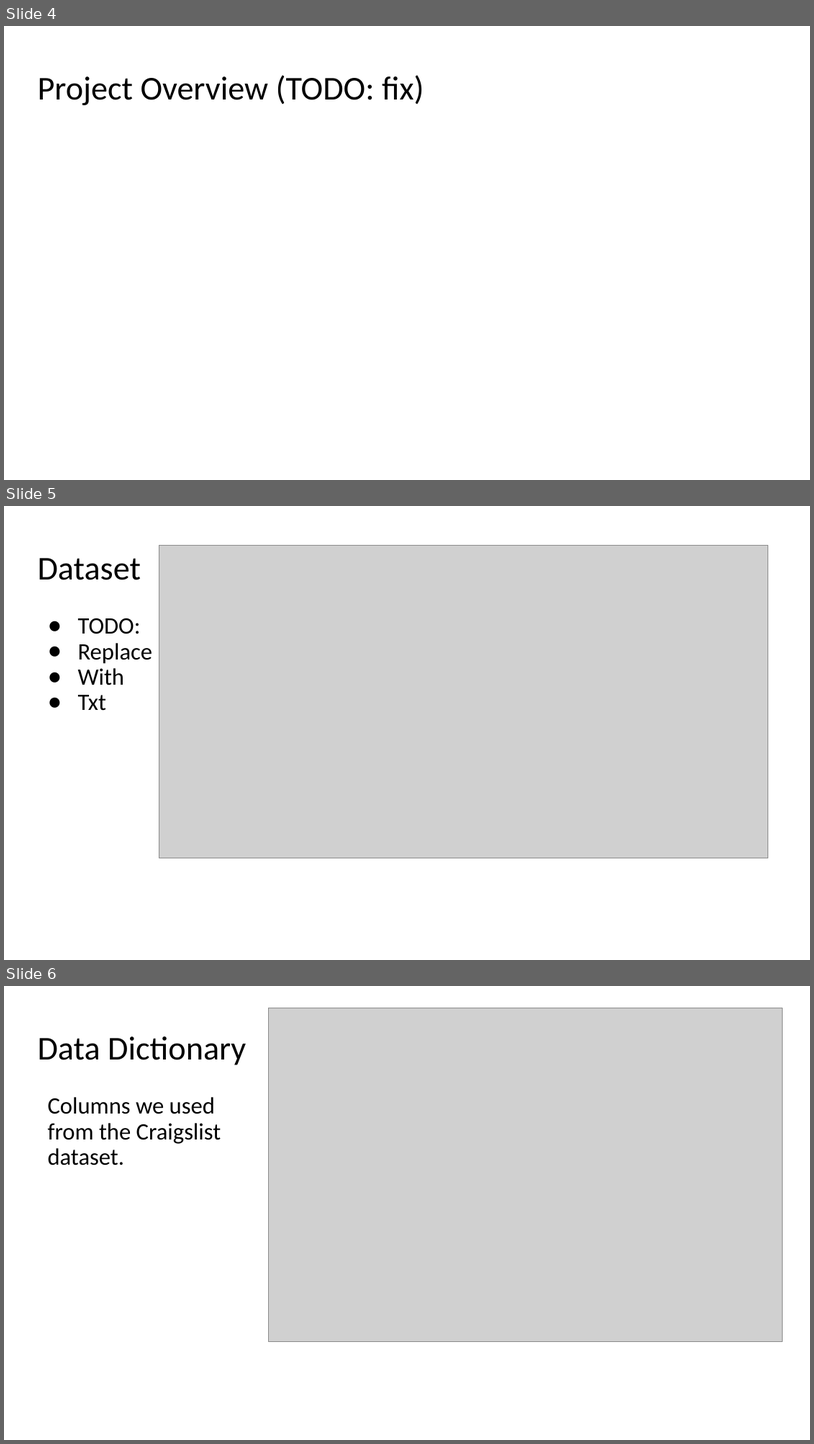
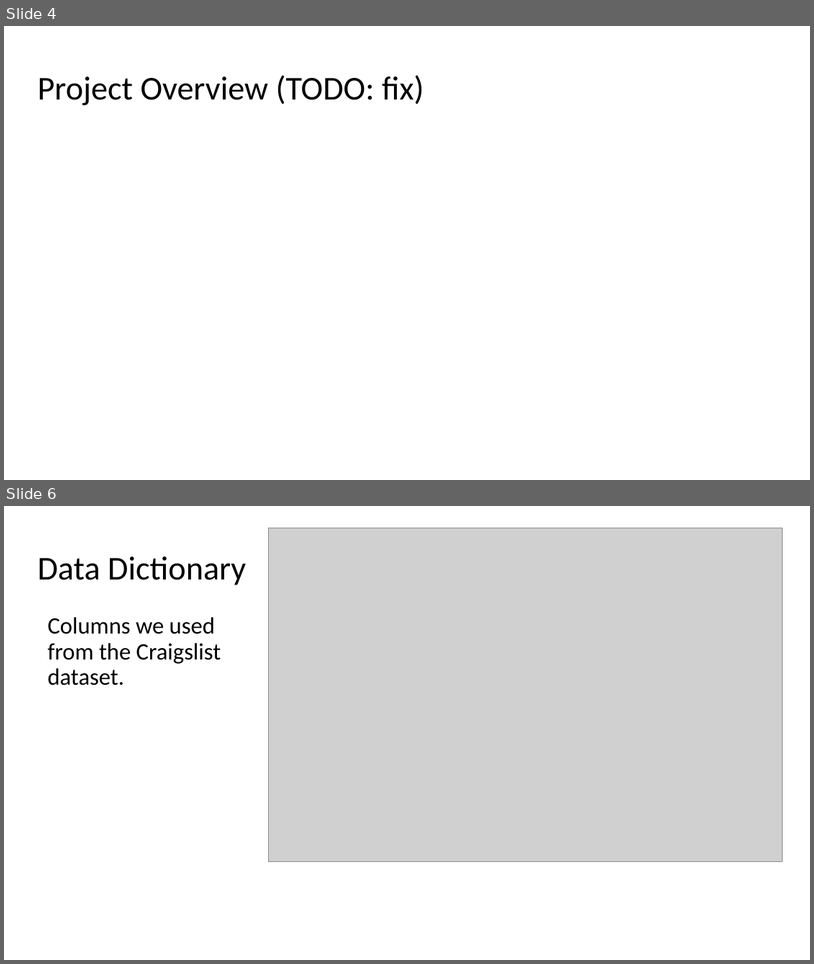
Before and after one commit to ranton256/used_car_sale_price_analysis, a slide deck: DSCI521_rna63_final_project_pres.pptx. Shown one above the other, each under a label of ours: slides 4, 5 and 6 before the commit, slides 4 and 6 after it; the slides between them are not shown. The pictures are 814x1444 and 814x964 pixels, drawn with LibreOffice and Linux fonts; fonts in the diff are those of the drawing; grey boxes stand for pictures; background and template pictures are left out. Boxes give left, top, right and bottom in pixels: in the first picture for what was removed or moved away, otherwise in the second. Text is boxed around its words. In the diff, an @@ line names an element or a change of style, - is before the commit and + after.

```diff
--- a/DSCI521_rna63_final_project_pres.pptx
+++ b/DSCI521_rna63_final_project_pres.pptx
@@ slide 5 removed at <box>4,506,810,960</box>, background #FFFFFF @@
@@ picture removed at <box>160,546,769,858</box> @@
@@ title removed at <box>38,558,141,580</box> @@
-Dataset
@@ text removed at <box>78,618,153,710</box> @@
-● TODO:
-● Replace
-● With
-● Txt
```
Also in this commit, not shown: 6 slides changed, 4 slides added, 1 other file.
